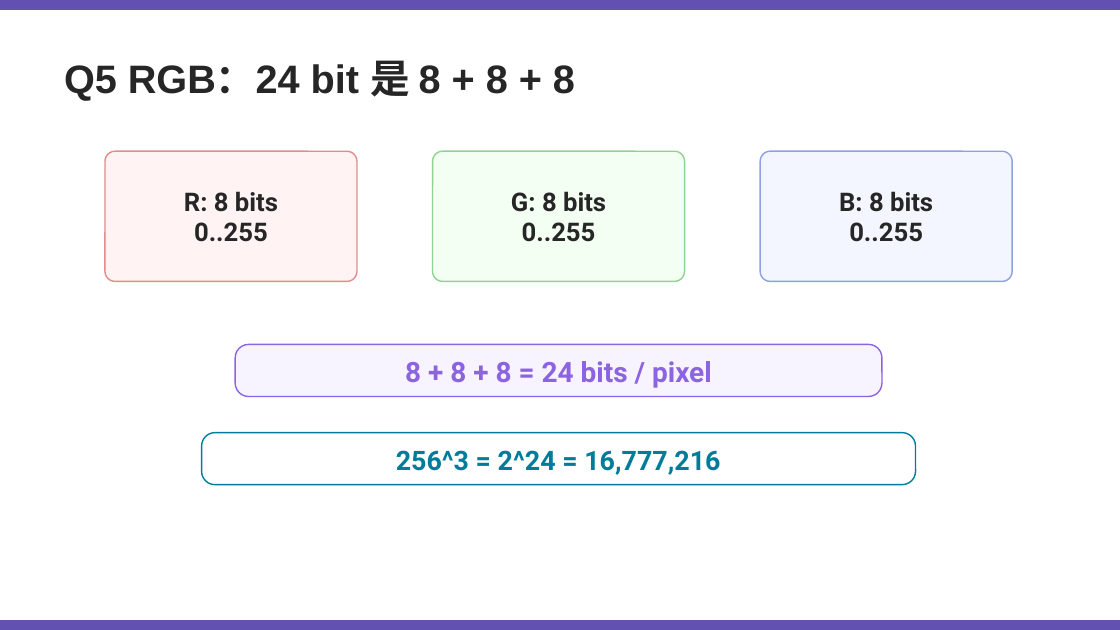
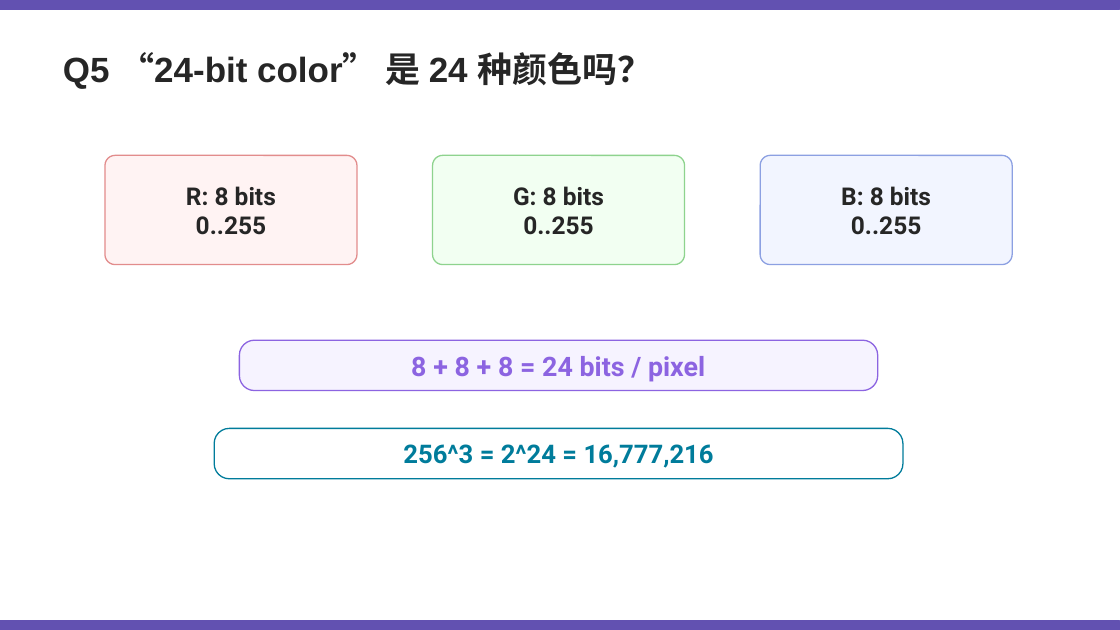
Before and after one commit to Kunonepeng/shtick, a slide deck: slide 14 of 1-2-encoding/1-2-3-image-encoding/image-encoding-v1.pptx. Drawn at 1120x630 pixels with LibreOffice and Linux fonts; fonts in the diff are those of the drawing. Boxes give left, top, right and bottom in pixels: in the first picture for what was removed or moved away, otherwise in the second. Text is boxed around its words. In the diff, an @@ line names an element or a change of style, - is before the commit and + after.

```diff
--- a/1-2-encoding/1-2-3-image-encoding/image-encoding-v1.pptx
+++ b/1-2-encoding/1-2-3-image-encoding/image-encoding-v1.pptx
@@ text at box(63, 52, 652, 89): text changed; size 34 to 30 pt @@
-Q5 RGB：24 bit 是 8 + 8 + 8
+Q5 “24-bit color” 是 24 种颜色吗？
@@ rounded rectangle: place and size @@
-rounded rectangle at box(105, 151, 357, 281)
+rounded rectangle at box(105, 155, 357, 265)
@@ rounded rectangle at box(105, 155, 357, 265): outline #E28C8C 1.2 pt to #E28C8C 1.1 pt; proportions changed @@
@@ rounded rectangle: place and size @@
-rounded rectangle at box(433, 151, 685, 281)
+rounded rectangle at box(433, 155, 685, 265)
@@ rounded rectangle at box(433, 155, 685, 265): fill #F3FFF3 to #F2FFF2; outline #8ED38E 1.2 pt to #8ED38E 1.1 pt; proportions changed @@
@@ rounded rectangle: place and size @@
-rounded rectangle at box(760, 151, 1012, 281)
+rounded rectangle at box(760, 155, 1012, 265)
@@ rounded rectangle at box(760, 155, 1012, 265): fill #F3F5FF to #F2F5FF; outline #8CA0E2 1.2 pt to #8CA0E2 1.1 pt; proportions changed @@
@@ size 22 to 21 pt in 3 elements at box(186, 186, 276, 235), box(513, 186, 604, 235), box(841, 186, 931, 235) @@
@@ rounded rectangle: place and size @@
-rounded rectangle at box(235, 344, 882, 397)
+rounded rectangle at box(239, 340, 878, 391)
@@ rounded rectangle at box(239, 340, 878, 391): fill #F7F4FF to #F6F3FF; outline #8C64E1 1.2 pt to #8C64E1 1.1 pt; proportions changed @@
@@ text "8 + 8 + 8 ..." at box(411, 356, 705, 382): size 24 to 23 pt @@
@@ rounded rectangle: place and size @@
-rounded rectangle at box(202, 433, 916, 485)
+rounded rectangle at box(214, 429, 903, 479)
@@ rounded rectangle at box(214, 429, 903, 479): outline #007C9B 1.2 pt to #007C9B 1.1 pt; proportions changed @@
@@ text "256^3 = 2^24 = 16,777,216": place and size @@
-text "256^3 = 2^24 = 16,777,216" at box(396, 450, 720, 475)
+text "256^3 = 2^24 = 16,777,216" at box(403, 444, 714, 468)
@@ text "256^3 = 2^24 = 16,777,216" at box(403, 444, 714, 468): size 23 to 22 pt @@
```
Also in this commit, not shown: 20 other slides changed, 3 slides added, 3 slides removed, 7 other files.
